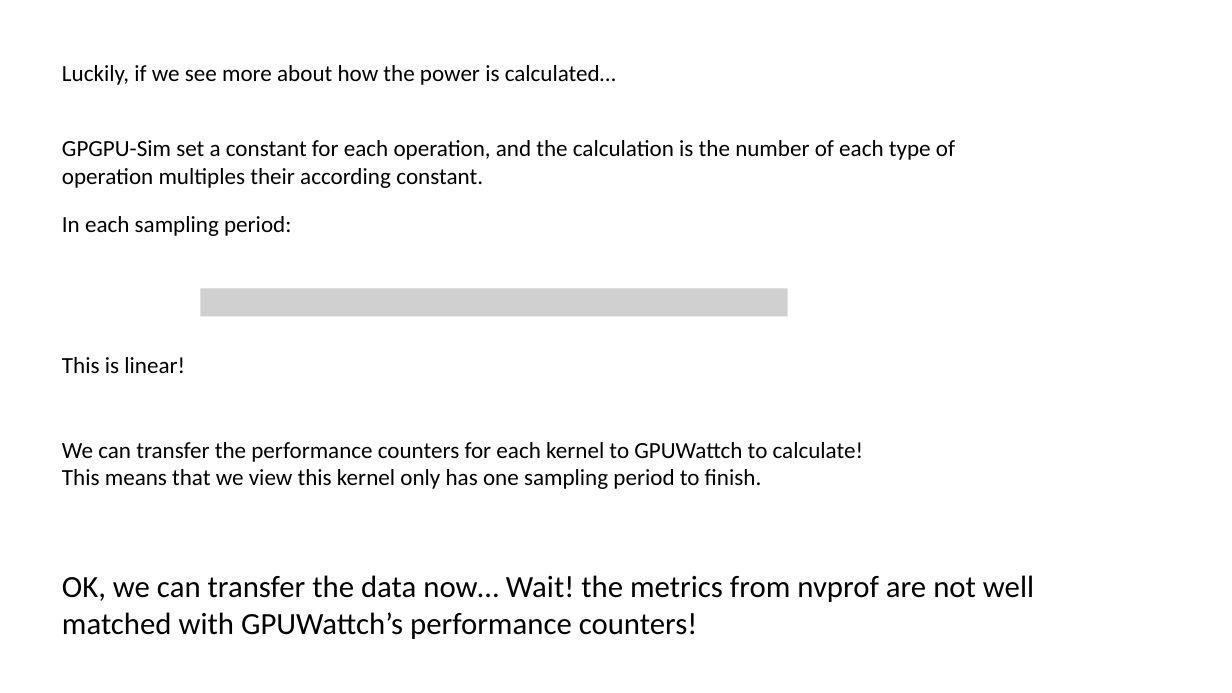
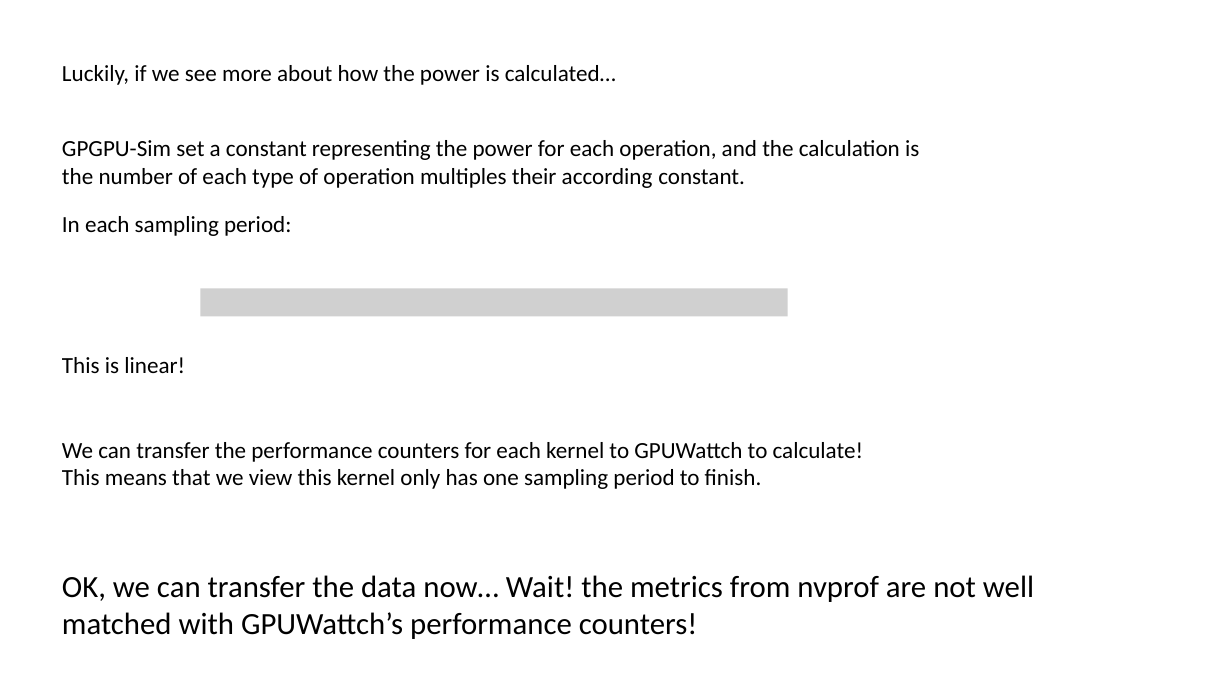
Before and after one commit to shenzongyi1997/GPU_learning, a slide deck: slide 14 of presentation/Shen Zongyi.pptx. Drawn at 1232x693 pixels with LibreOffice and Linux fonts; fonts in the diff are those of the drawing; grey boxes stand for pictures. Boxes give left, top, right and bottom in pixels: in the first picture for what was removed or moved away, otherwise in the second. Text is boxed around its words. In the diff, an @@ line names an element or a change of style, - is before the commit and + after.

```diff
--- a/presentation/Shen Zongyi.pptx
+++ b/presentation/Shen Zongyi.pptx
@@ text at (x1=62, y1=140, x2=919, y2=188): text changed @@
-GPGPU-Sim set a constant for each operation, and the calculation is the number of each type of
-operation multiples their according constant.
+GPGPU-Sim set a constant representing the power for each operation, and the calculation is
+the number of each type of operation multiples their according constant.
```
Also in this commit, not shown: 2 other slides changed, 10 slides added.
